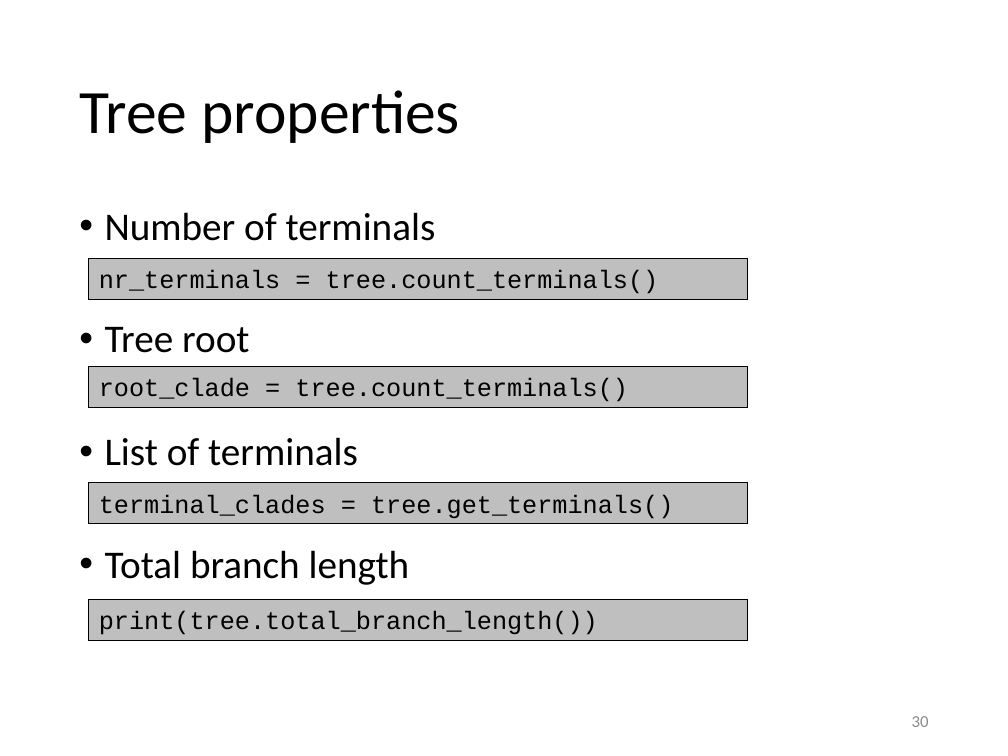
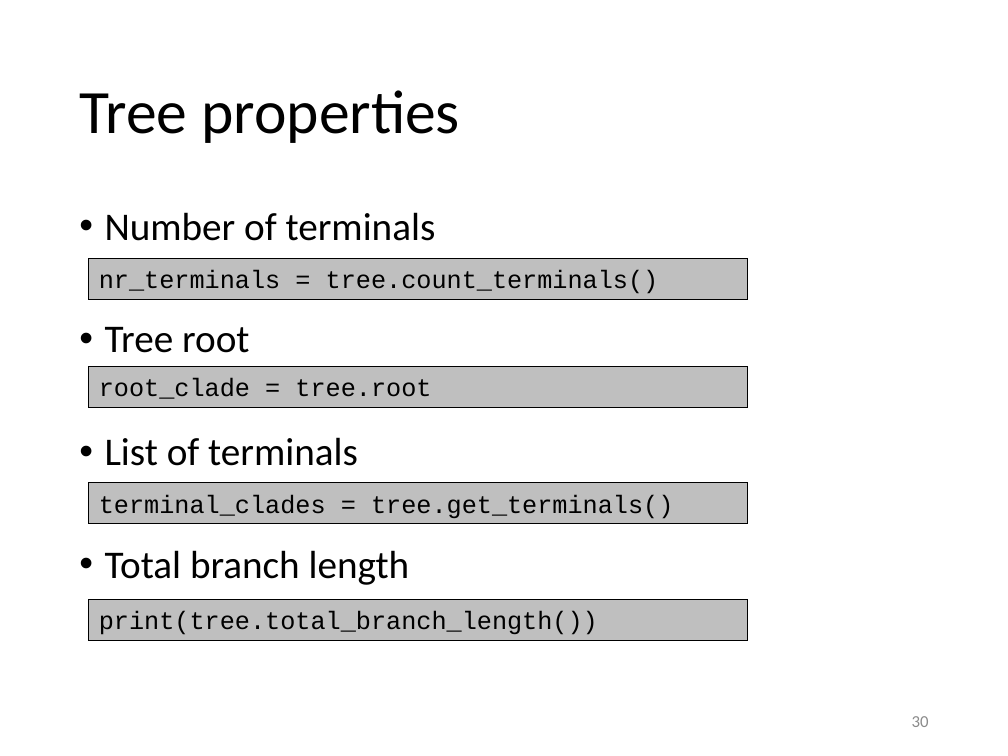
Before and after one commit to gjbex/training-material, a slide deck: slide 30 of Python/biopython.pptx. Drawn at 1008x756 pixels with LibreOffice and Linux fonts; fonts in the diff are those of the drawing. Boxes give left, top, right and bottom in pixels: in the first picture for what was removed or moved away, otherwise in the second. Text is boxed around its words. In the diff, an @@ line names an element or a change of style, - is before the commit and + after.

Commit message:
Fix copy/paste error for phylogentic tree root; fix amination on HSP slide

```diff
--- a/Python/biopython.pptx
+++ b/Python/biopython.pptx
@@ text in rectangle at [99, 378, 431, 399]: text changed @@
-root_clade = tree.count_terminals()
+root_clade = tree.root
```
